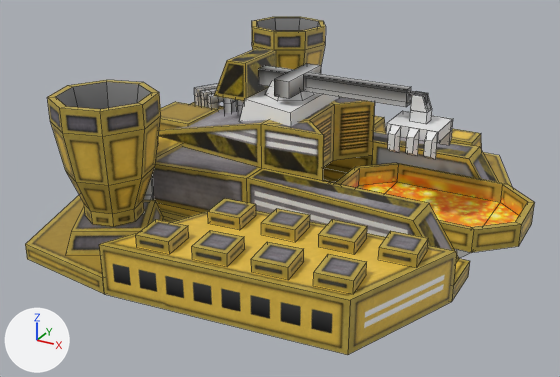
Renders of the Blender file _temporary/HARVESTER/euf_harvester_factory.blend from each side of a commit.
Camera for both pictures: a camera (50 mm lens) standing at (13.6, -30.2, 15.0) and looking at (-2.2, -1.6, 0.7). Arrows for +X, +Y and +Z are at lower left; the lights stay in place. Mesh edges are drawn as thin lines.
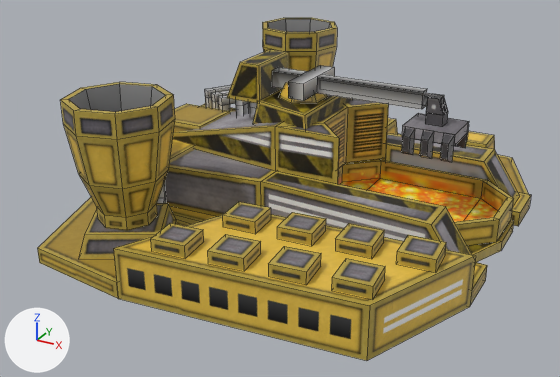
Commit message: harvester wip

The edits, one by one:
me_cube_002 is used by ob_cube_013; location (-8.45, -6.78, 0.47); rotation (0.0, 0.0, 0.528), in degrees (0, 0, 30); scale (0.212, 0.212, 0.212).
me_cube_002 had 382 vertices, 271 faces and spanned x -12.3..94.6, y -44.8..71.6, z -5.5..26.7.
me_cube_002 now has 390 vertices, 274 faces and spans x -12.3..94.6, y -44.8..71.6, z -5.5..26.7.
me_cube_002 part 1: 7 kept faces spanning x 15.1..80.9, y 14.7..47.0, z -5.5..17.3 get new texture (UV) coordinates.
me_cube_015 has 12 vertices, 7 faces and spans x -3.73..-0.72, y -1.74..1.74, z -0.1..0.94.
me_cube_015 now uses material mat_euf_harvester_factory_bmp (picture img_euf_harvester_factory_bmp).
me_cube_014 has 8 vertices, 5 faces and spans x -4.83..0.07, y -3.97..3.97, z -1.63..0.04.
me_cube_014 now uses material mat_euf_harvester_factory_bmp (picture img_euf_harvester_factory_bmp).
me_magnet is used by ob_magnet; location (2.3, -0.2, -1.92); rotation (1.571, 0.0, 4.712), in degrees (90, 0, 270); scale (0.1, 0.1, 0.1).
me_magnet had 81 vertices, 57 faces and spanned x -15.7..11.7, y 51.9..75.5, z -25.5..-3.0.
me_magnet now has 82 vertices, 57 faces and spans x -15.7..11.7, y 51.9..75.5, z -25.5..-3.0.
me_magnet part 2: the loose piece of 8 vertices spanning x 7.4..11.7, y 51.9..63.8, z -17.3..-12.9 is moved by (0.0, 0.0, 0.8), in mat_euf_harvester_factory_bmp (picture img_euf_harvester_factory_bmp).
me_magnet part 3: the loose piece of 8 vertices spanning x 7.4..11.7, y 51.9..63.8, z -9.3..-4.9 is moved by (0.0, 0.0, 0.8), in mat_euf_harvester_factory_bmp (picture img_euf_harvester_factory_bmp).
me_magnet part 4: 33 faces spanning x -15.7..11.7, y 51.9..75.5, z -25.5..-3.0 switch from no material to mat_euf_harvester_factory_bmp (picture img_euf_harvester_factory_bmp).
Object 'Cube.003' (ob_cube_003) moves from (-8.45, -6.78, -9.53) to (-7.75, -6.78, -9.53).
Object 'Cube.013' (ob_cube_013) moves from (-8.45, -6.78, 0.47) to (-7.75, -6.78, 0.47).
Object 'Cube.009' (ob_cube_009) moves from (-1.09, 0.0, 4.78) to (-0.4, 0.0, 4.78).
Object 'Cube.008' (ob_cube_008) moves from (-1.09, 0.0, 4.69) to (-0.4, 0.0, 4.69).
Object 'Cube.007' (ob_cube_007) moves from (-0.81, -1.17, 0.11) to (-0.12, -1.17, 0.11).
Object 'magnet' (ob_magnet) moves from (2.3, -0.2, -1.92) to (2.99, -0.2, -1.92).
Object 'Cube.002' (ob_cube_002) moves from (6.43, 0.0, 0.05) to (5.55, 0.0, 0.05).
Object 'arm7' (ob_arm7) moves from (2.3, -0.2, -1.92) to (2.99, -0.2, -1.92).
Object 'arm5' (ob_arm5) moves from (2.3, -0.2, -1.92) to (2.99, -0.2, -1.92).
Object 'arm4' (ob_arm4) moves from (2.3, -0.2, -1.92) to (2.99, -0.2, -1.92).
Object 'arm1' (ob_arm1) moves from (2.3, -0.2, -1.92) to (2.99, -0.2, -1.92).

Pixel boxes (x1, y1, x2, y2) of what changed, in the pictures (560 x 377 px; the box of a moved part takes in the faces that stretch with it):
'Cube.013', reshaped, moved: before (25, 17, 512, 355); after (38, 18, 531, 361)
'Cube.002', moved: before (335, 163, 535, 253); after (338, 159, 514, 245)
'arm1', moved: before (214, 48, 411, 107); after (227, 50, 427, 109)
'magnet', reshaped, moved: before (386, 95, 453, 159); after (401, 97, 469, 162)
'Cube.008', recoloured, moved (white to brown): before (240, 88, 339, 127); after (253, 90, 353, 129)
'Cube.003', moved: before (144, 84, 244, 200); after (157, 85, 258, 203)
'Cube.007', moved: before (455, 249, 471, 258); after (467, 216, 514, 262)
'Cube.009', recoloured, moved: before (265, 80, 314, 101); after (279, 82, 328, 103)
'arm7', moved: before (407, 91, 428, 103); after (423, 93, 444, 106)
'arm5', moved: before (425, 94, 428, 104); after (441, 96, 444, 106)
part 1 of me_cube_002, surface changed: before (373, 118, 386, 133); after (387, 120, 398, 135)
part 2 of me_magnet, moved or reshaped: before (406, 128, 419, 156); after (420, 131, 433, 159)
part 3 of me_magnet, moved or reshaped: before (388, 125, 400, 152); after (401, 128, 415, 155)
part 4 of me_magnet, recoloured (white to grey): before (386, 95, 453, 159); after (402, 97, 469, 162)
